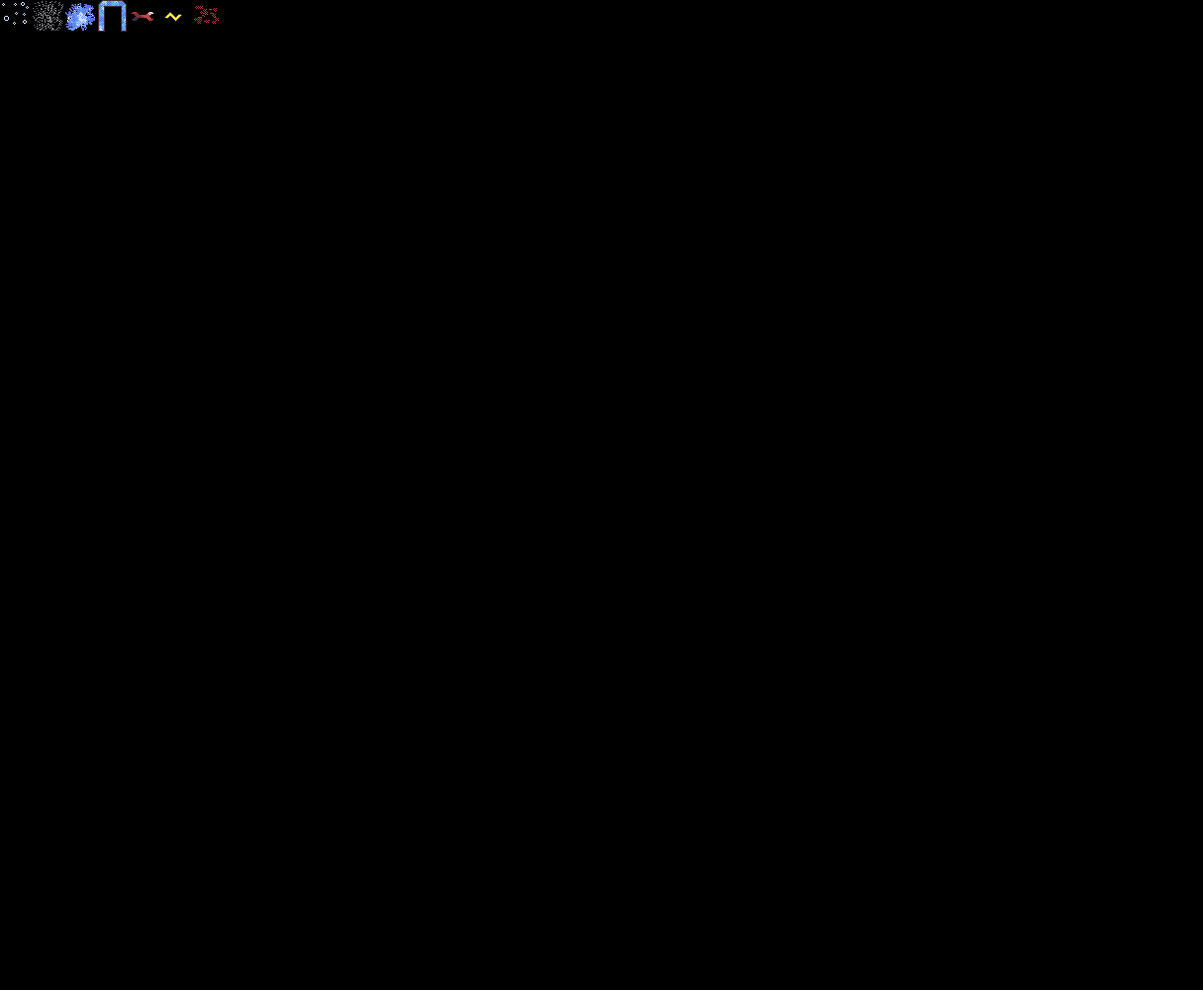
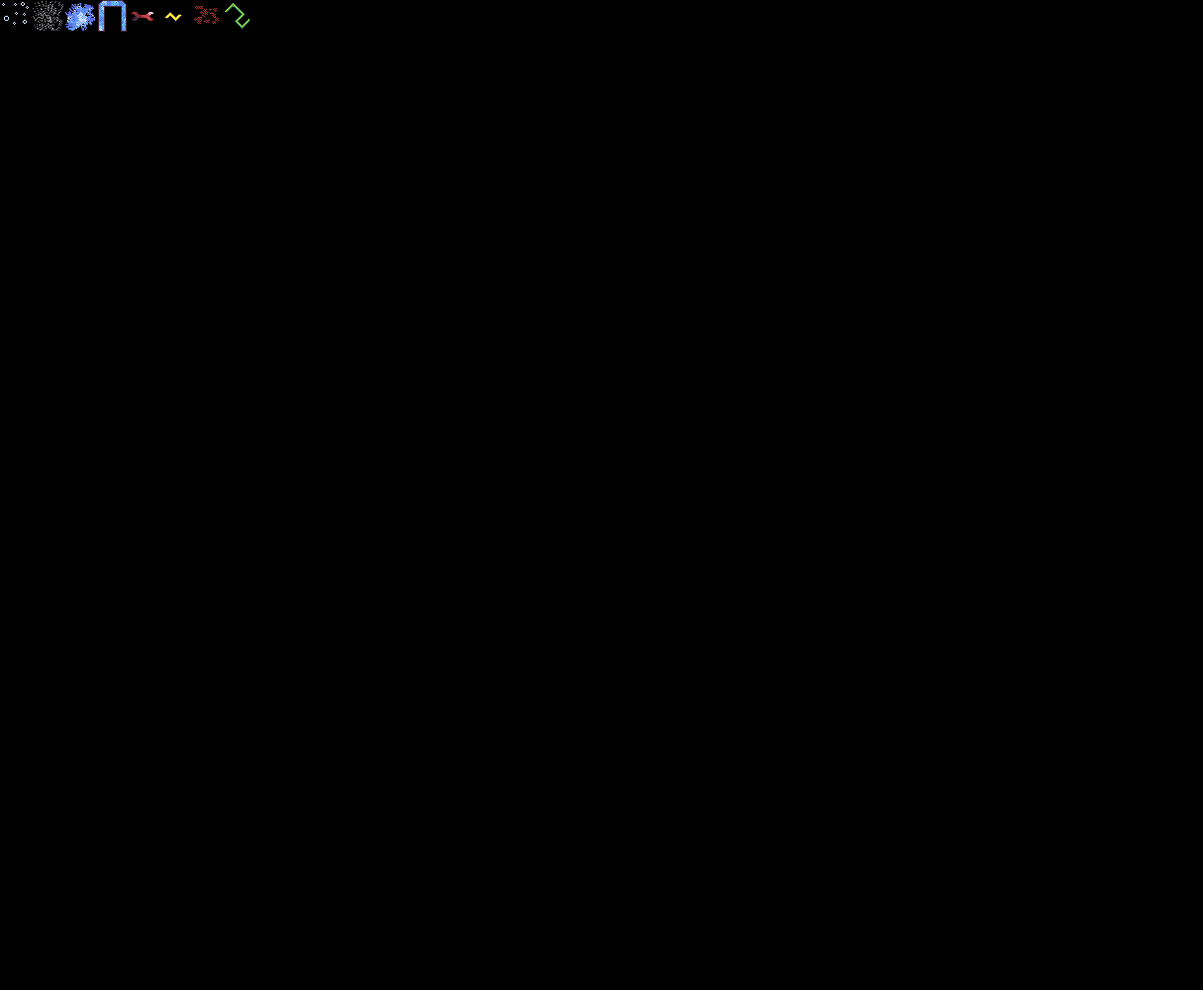
Layered file, before and after one edit (1203×990). Changes by layer:
painted on "EffectTiles.gif" over <box>224,2,250,29</box>
